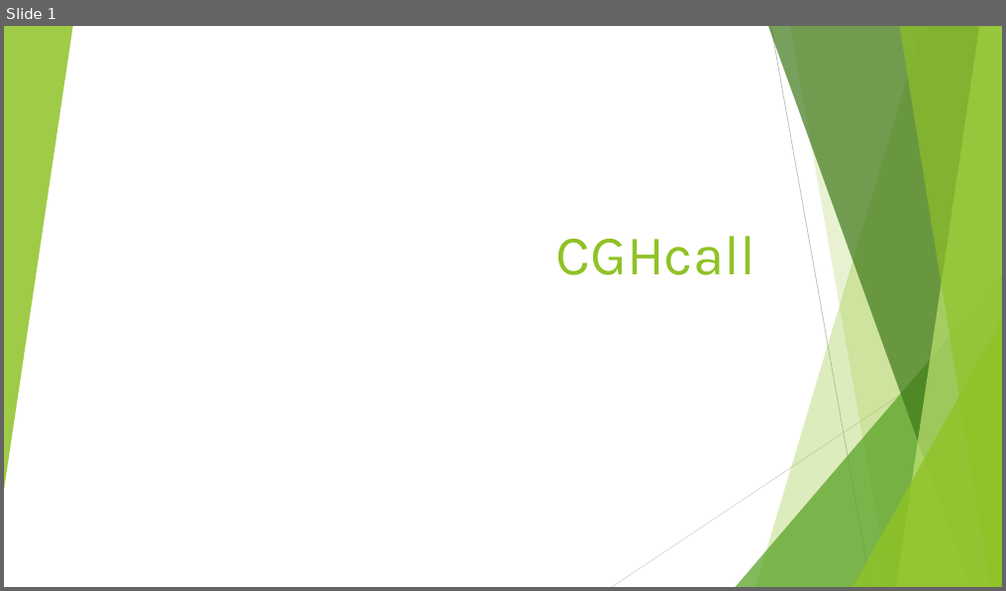
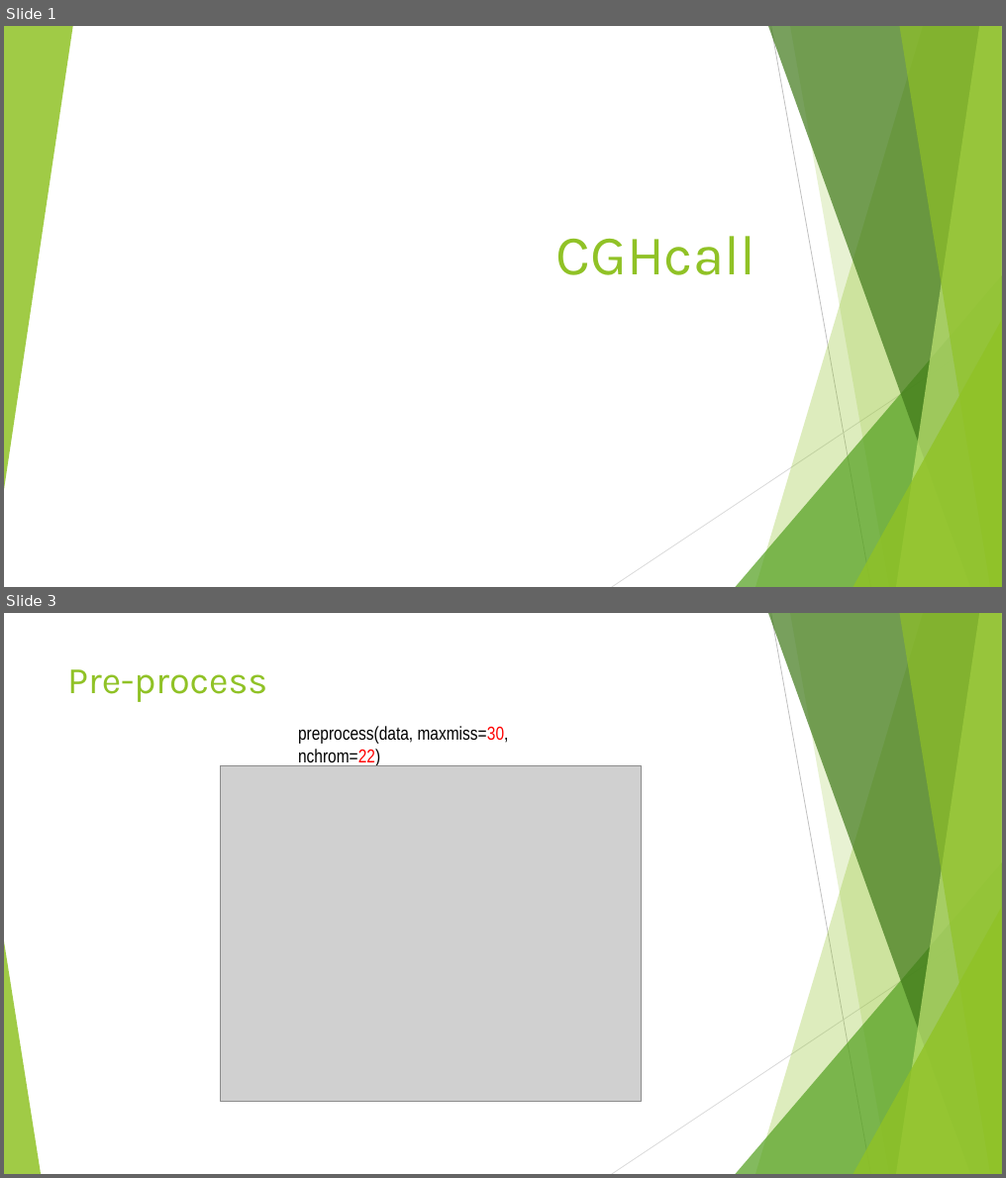
Before and after one commit to Elie-Bordron/DEA-dataviz, a slide deck: docs/docs_I_made/slides_packages_CGHcall.pptx. Shown one above the other, each under a label of ours: slide 1 before the commit, slides 1 and 3 after it; the slides between them are not shown. The pictures are 1006x591 and 1006x1178 pixels, drawn with LibreOffice and Linux fonts; fonts in the diff are those of the drawing; grey boxes stand for pictures. Boxes give left, top, right and bottom in pixels: in the first picture for what was removed or moved away, otherwise in the second. Text is boxed around its words. In the diff, an @@ line names an element or a change of style, - is before the commit and + after.

```diff
--- a/docs/docs_I_made/slides_packages_CGHcall.pptx
+++ b/docs/docs_I_made/slides_packages_CGHcall.pptx
@@ slide 3 added at <box>4,613,1002,1174</box>, background #FFFFFF; not listed: 9 template elements that a slide beside it also shows @@
@@ title added at <box>67,669,267,702</box>, 36 pt, text #90C226 @@
+Pre-process
@@ text added at <box>298,726,509,766</box>, 18 pt, text #000000 @@
+preprocess(data, maxmiss=30, nchrom=22)
@@ picture added at <box>221,765,642,1101</box> @@
@@ triangle added at <box>4,942,41,1174</box>, fill #90C226 at 85% opacity @@
```
Also in this commit, not shown: 4 other slides added, 1 slide removed, 11 other files.
